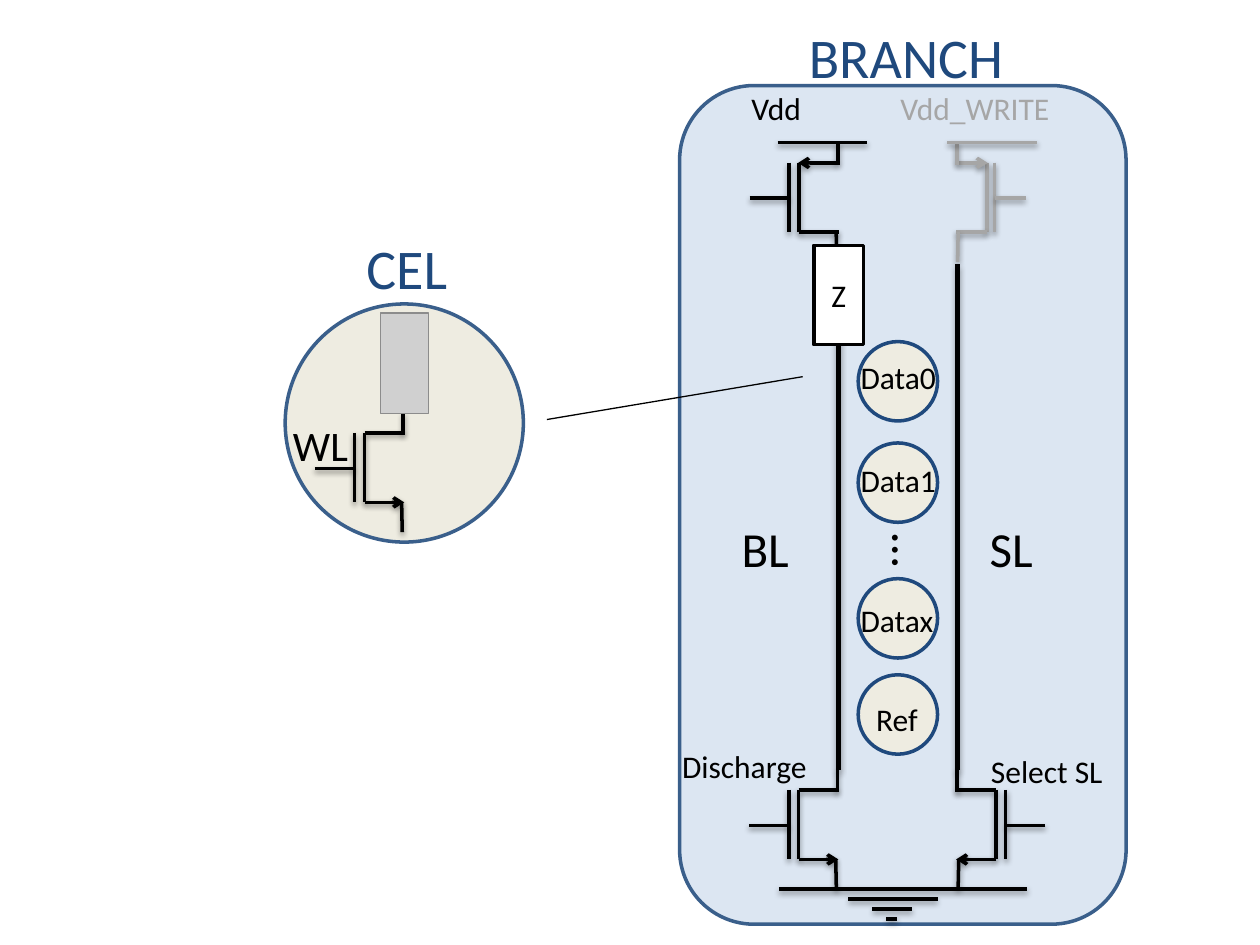
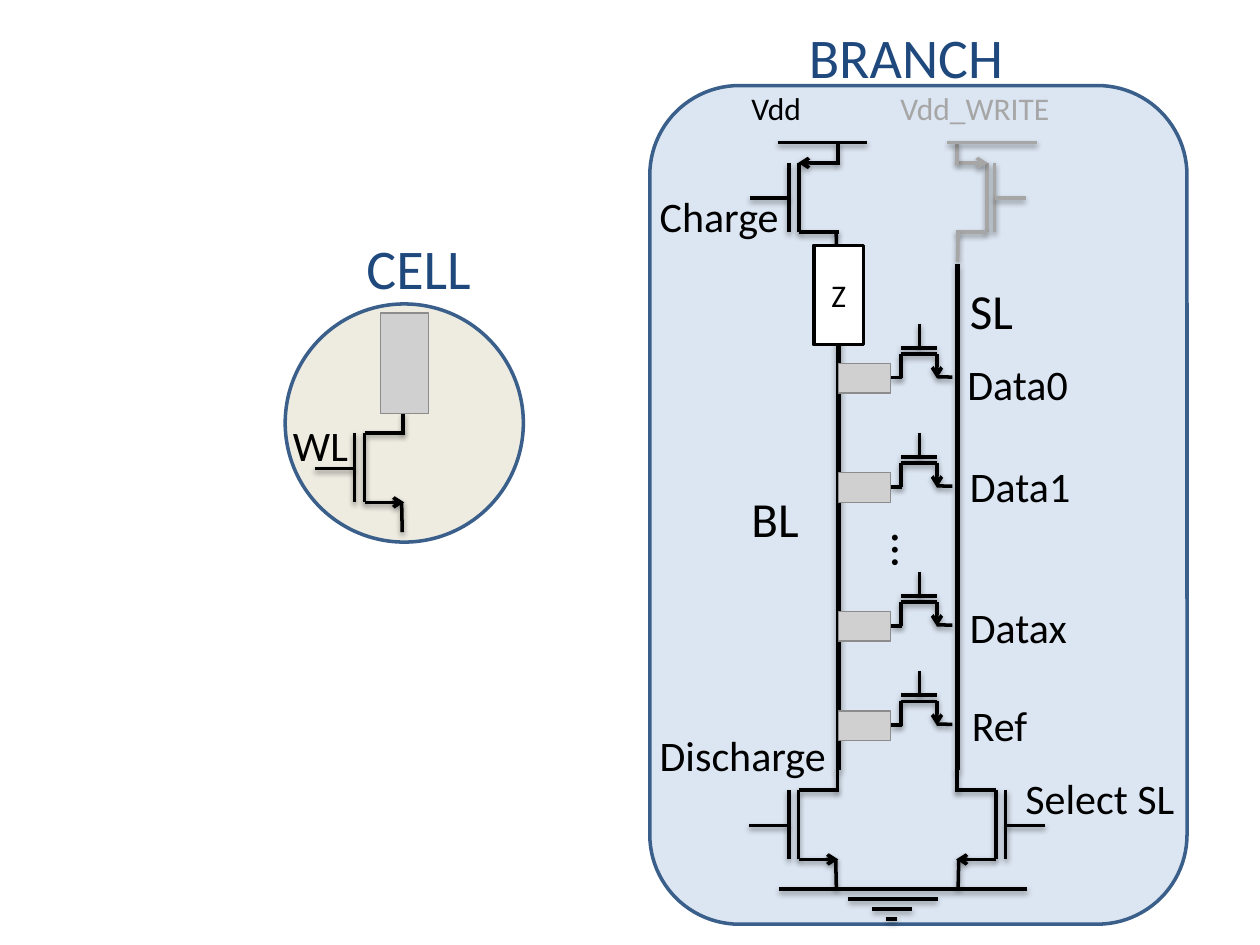
Before and after one commit to alexander-standaert/Thesis-Design-of-RRam, a slide deck: slide 1 of Thesis/fig/figure presentation.pptx. Drawn at 1260x945 pixels with LibreOffice and Linux fonts; fonts in the diff are those of the drawing; grey boxes stand for pictures. Boxes give left, top, right and bottom in pixels: in the first picture for what was removed or moved away, otherwise in the second. Text is boxed around its words. In the diff, an @@ line names an element or a change of style, - is before the commit and + after.

```diff
--- a/Thesis/fig/figure presentation.pptx
+++ b/Thesis/fig/figure presentation.pptx
@@ rounded rectangle: place and size @@
-rounded rectangle at (679, 86, 1125, 925)
+rounded rectangle at (650, 86, 1187, 925)
@@ group added at (660, 198, 953, 740): 24 lines, 4 arrows, 4 pictures, 1 text @@
+Charge
@@ text at (366, 252, 470, 290): text changed @@
-CEL
+CELL
@@ text "SL": place and size @@
-text "SL" at (990, 535, 1033, 568)
+text "SL" at (970, 297, 1013, 330)
@@ text "Data0": place and size @@
-text "Data0" at (861, 363, 936, 397)
+text "Data0" at (967, 372, 1067, 401)
@@ size 18 to 24 pt in 6 elements at (660, 741, 826, 779), (1025, 784, 1174, 815), (972, 712, 1027, 742), (967, 372, 1067, 401), (970, 616, 1067, 644), (970, 475, 1070, 503) @@
@@ text "Data1": place and size @@
-text "Data1" at (861, 465, 936, 499)
+text "Data1" at (970, 475, 1070, 503)
@@ text "BL": place and size @@
-text "BL" at (742, 535, 789, 567)
+text "BL" at (751, 505, 798, 537)
@@ group removed at (547, 341, 937, 755): 4 ellipses, 1 line @@
@@ text "Datax": place and size @@
-text "Datax" at (861, 606, 934, 640)
+text "Datax" at (970, 616, 1067, 644)
@@ text "Ref": place and size @@
-text "Ref" at (876, 709, 917, 732)
+text "Ref" at (972, 712, 1027, 742)
@@ text "Discharge": place and size @@
-text "Discharge" at (682, 756, 807, 784)
+text "Discharge" at (660, 741, 826, 779)
@@ text "Select SL": place and size @@
-text "Select SL" at (991, 761, 1103, 790)
+text "Select SL" at (1025, 784, 1174, 815)
```
Also in this commit, not shown: 4 other slides changed, 1 slide added, 11 other files.
